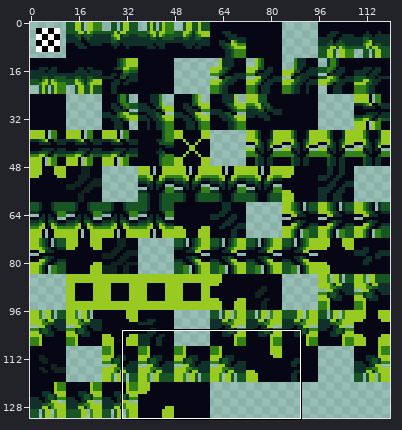
Two states of a sprite sheet, tilesets/ts_jungle_foreground_1/output_tileset.png. Above, an overview of the earlier version with the close-up marked.
Close-up. Old version:
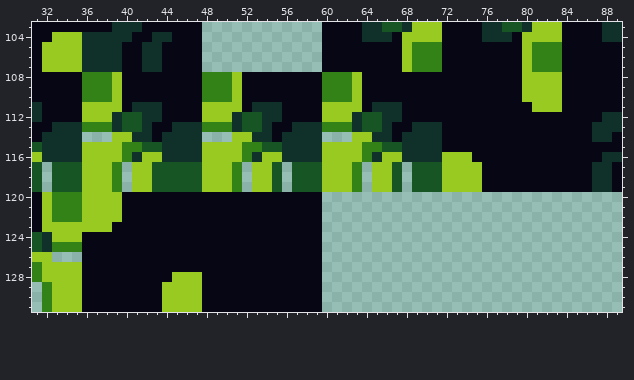
The file is 120x132 pixels. Shown: x 31..89, y 103..131. The commit also changed other parts of the picture, which this record leaves out.
Once edited:
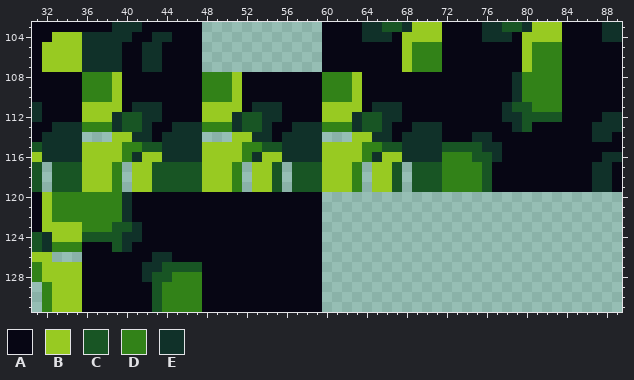
Palette (. is transparent): A #070614  B #98ca22  C #185524  D #328218  E #103129
Changes in this commit:
Changed rows in their new state; - is an unchanged pixel.
first column x 36:
108 -------------------------------------------EDDDD
109 -------------------------------------------EDDDD
110 -------------------------------------------EDDDD
111 ------------------------------------------ECCDDD
112 ------------------------------------------EECCCC
113 -------------------------------------------EC---
114 ---------------------------------------EE-------
115 ------------------------------------CCCCEE------
116 ------------------------------------DDDCCE------
117 ------------------------------------DDDDC-------
118 ------------------------------------DDDDC-------
119 ------------------------------------DDDDC-------
120 DDDDE-------------------------------------------
121 DDDDE-------------------------------------------
122 DDDDE-------------------------------------------
123 DDDCCE------------------------------------------
124 CCCCEE------------------------------------------
125 ---CE-------------------------------------------
126 -------EE---------------------------------------
127 ------EECCCC------------------------------------
128 ------ECCDDD------------------------------------
129 -------CDDDD------------------------------------
130 -------CDDDD------------------------------------
131 -------CDDDD------------------------------------
Boxes around the changes in both close-ups, in picture pixels (x1, y1, x2, y2):
changed: (442, 72, 562, 192)
changed: (82, 192, 202, 312)
